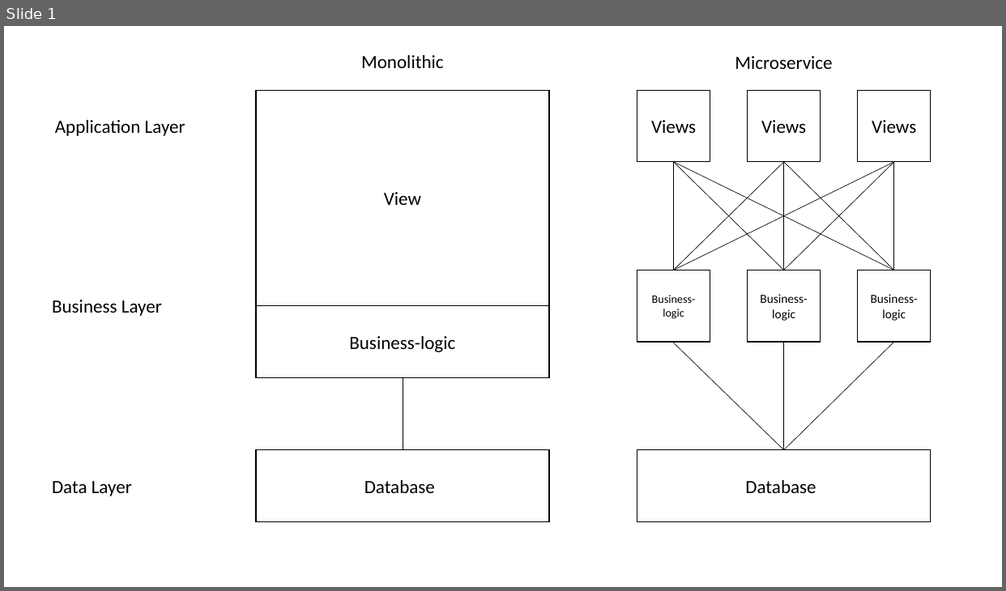
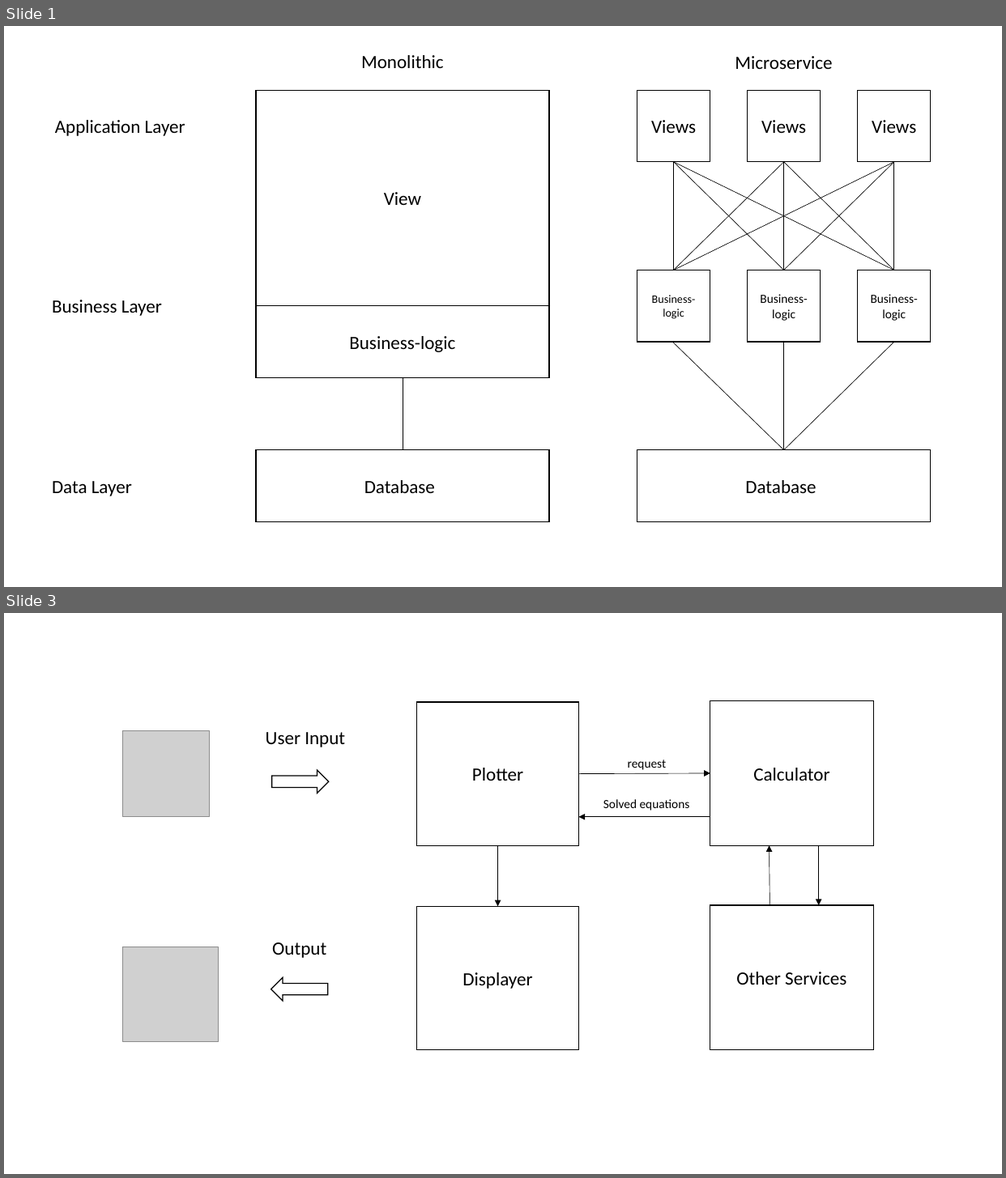
Before and after one commit to benedict-armstrong/VWA, a slide deck: Documents/graphics/Graphics.pptx. Shown one above the other, each under a label of ours: slide 1 before the commit, slides 1 and 3 after it; the slides between them are not shown. The pictures are 1006x591 and 1006x1178 pixels, drawn with LibreOffice and Linux fonts; fonts in the diff are those of the drawing; grey boxes stand for pictures. Boxes give left, top, right and bottom in pixels: in the first picture for what was removed or moved away, otherwise in the second. Text is boxed around its words. In the diff, an @@ line names an element or a change of style, - is before the commit and + after.

```diff
--- a/Documents/graphics/Graphics.pptx
+++ b/Documents/graphics/Graphics.pptx
@@ slide 3 added at (x1=4, y1=613, x2=1002, y2=1174), background #FFFFFF @@
@@ rectangle added at (x1=417, y1=702, x2=579, y2=845), outline #000000 1 pt, 18 pt, text #000000 @@
+Plotter
@@ rectangle added at (x1=710, y1=701, x2=874, y2=845), outline #000000 1 pt, 18 pt, text #000000 @@
+Calculator
@@ picture added at (x1=123, y1=730, x2=209, y2=816) @@
@@ text added at (x1=266, y1=732, x2=345, y2=747), 18 pt, text #000000 @@
+User Input
@@ right arrow added at (x1=272, y1=770, x2=329, y2=794), outline #000000 1 pt @@
@@ arrow added from (579, 774) to (710, 773), #000000 0.5 pt @@
@@ text added at (x1=628, y1=760, x2=667, y2=770), 12 pt, text #000000 @@
+request
@@ text added at (x1=603, y1=799, x2=690, y2=811), 12 pt, text #000000 @@
+Solved equations
@@ arrow added from (710, 817) to (579, 817), #000000 0.5 pt @@
@@ arrow added from (498, 845) to (498, 906), #000000 0.5 pt @@
@@ arrow added from (769, 905) to (769, 845), #000000 0.5 pt @@
@@ arrow added from (819, 845) to (819, 905), #000000 0.5 pt @@
@@ rectangle added at (x1=417, y1=906, x2=579, y2=1050), outline #000000 1 pt, 18 pt, text #000000 @@
+Displayer
@@ rectangle added at (x1=710, y1=905, x2=874, y2=1050), outline #000000 1 pt, 18 pt, text #000000 @@
+Other Services
@@ picture added at (x1=123, y1=947, x2=218, y2=1042) @@
@@ text added at (x1=272, y1=943, x2=326, y2=958), 18 pt, text #000000 @@
+Output
@@ right arrow added at (x1=271, y1=977, x2=328, y2=1001), outline #000000 1 pt @@
```
Also in this commit, not shown: 1 other slide added, 8 other files.
